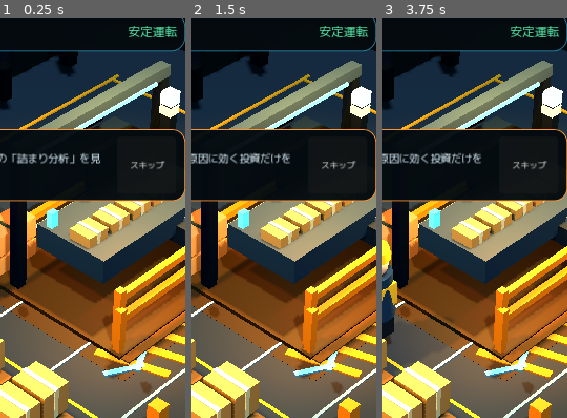
Above: before the commit, frames 1-3 (left to right).
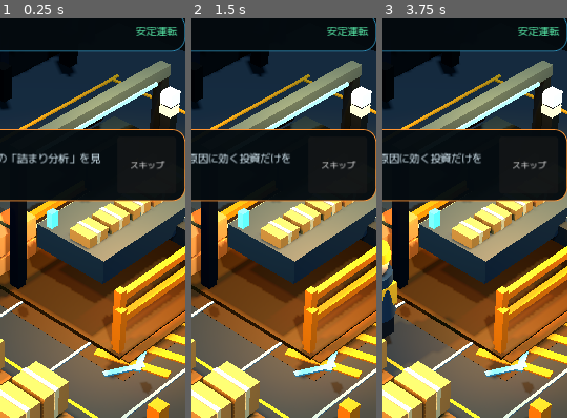
Above: after the commit, the same moments.

Repository: 48wr9f4wgp-lab/Logistics-Boss
Game: Godot game, scene res://scenes/main.tscn
Same seed, same stepped clock (60 frames per second), same inputs: the game is played once before the commit and once after it.
Inputs:
- Up to frame 1 (0.25 s): no input
- Up to frame 2 (1.5 s): click "バランス" at 0.5 s; click "入庫" at 1.25 s
- Up to frame 3 (3.75 s): click "出庫" at 2 s; click "1×" at 2.75 s; click "2×" at 3.5 s
The pictures show only the part of the screen within x 47-97%, y 13-63%; the shares and areas given below are measured in that part.

The runs differ from the first frame. In frame 1, 0.5% of the frame differs, in the area x 69-96%, y 2-5%; in frame 2, 0.5%; in frame 3, 0.5%.

Commit message:
Wire release HUD game feel analytics and runtime health

Diff:
--- a/godot/main.gd
+++ b/godot/main.gd
@@ -9,11 +9,17 @@
 const Rank2FacilityViewScript = preload("res://view/rank2_facility_view.gd")
 const Rank3ReceivingAnnexViewScript = preload("res://view/rank3_receiving_annex_view.gd")
 const Rank3RoutingHubViewScript = preload("res://view/rank3_routing_hub_view.gd")
-const GameHudScript = preload("res://ui/game_hud_feedback.gd")
+const GameHudScript = preload("res://ui/game_hud_release.gd")
 const SaveStoreScript = preload("res://persistence/save_store.gd")
+const GameFeelScript = preload("res://feedback/game_feel.gd")
+const AnalyticsScript = preload("res://telemetry/analytics_service.gd")
+const RuntimeHealthScript = preload("res://telemetry/runtime_health.gd")
 
 var sim: WarehouseSim
 var save_store: LogisticsSaveStore
+var analytics: LogisticsAnalytics
+var runtime_health: LogisticsRuntimeHealth
+var game_feel: LogisticsGameFeel
 var _autosave_timer := 0.0
 
 
@@ -47,8 +53,7 @@
     rank3_routing.bind(view, sim)
 
     # Bind the authoritative simulation before the HUD enters the tree.
-    # This prevents a late _ready() failure in an optional HUD section from
-    # leaving the entire visible shell stuck on placeholder values.
+    # Optional presentation failures must never strand the visible shell on placeholders.
     var hud: GameHud = GameHudScript.new()
     hud.bind_sim(sim)
     add_child(hud)
@@ -60,6 +65,20 @@
     var composition_fix: WarehouseVisualCompositionFix = WarehouseVisualCompositionFixScript.new()
     view.add_child(composition_fix)
     composition_fix.bind(view)
+
+    # Release-readiness services are deliberately attached after the playable core.
+    # If an optional service regresses, simulation + HUD + 3D are already live.
+    runtime_health = RuntimeHealthScript.new()
+    add_child(runtime_health)
+
+    analytics = AnalyticsScript.new()
+    add_child(analytics)
+    analytics.bind_sim(sim)
+    analytics.bind_hud(hud)
+
+    game_feel = GameFeelScript.new()
+    add_child(game_feel)
+    game_feel.bind_sim(sim)
 
 
 func _process(delta: float) -> void:
@@ -79,3 +98,9 @@
     if what == NOTIFICATION_WM_CLOSE_REQUEST or what == NOTIFICATION_APPLICATION_PAUSED:
         if sim != null and save_store != null:
             save_store.save_sim(sim)
+        if analytics != null:
+            analytics.record("session_suspend", {
+                "facility_rank": sim.facility_rank if sim != null else 0,
+                "total_shipped": sim.shipped if sim != null else 0,
+                "health": runtime_health.snapshot() if runtime_health != null else {},
+            })
